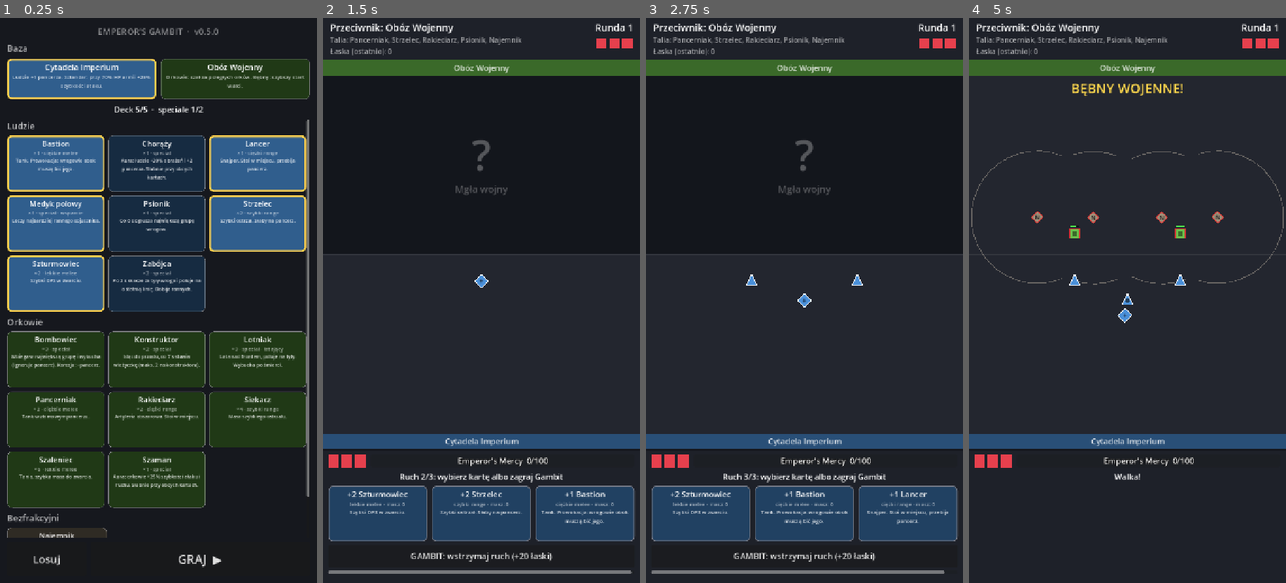
Above: before the commit, frames 1-4 (left to right).
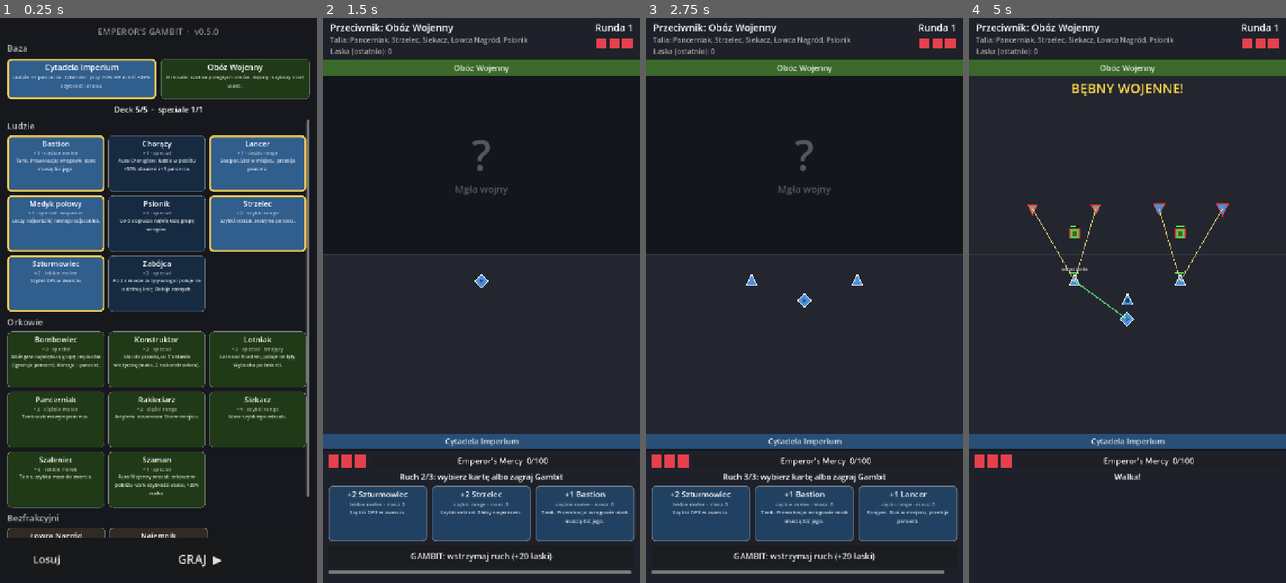
Above: after the commit, the same moments.

Repository: Maassiww/emperors-gambit-v0.6
Game: Godot game, scene res://scenes/main.tscn
Two runs of this game, one before a commit and one after it. Both use one fixed random seed, a clock stepped at 60 frames per second and the inputs below.
Inputs (mouse positions are in pixels of both pictures, inside the frame that each line leads up to):
- Up to frame 1 (0.25 s): no input
- Up to frame 2 (1.5 s): click "GRAJ ▶" at 0.5 s; click (376, 515) at 1.27 s
- Up to frame 3 (2.75 s): click (804, 515) at 2.02 s
- Up to frame 4 (5 s): click (1232, 515) at 2.77 s; tap Enter at 4.25 s

The runs differ from the first frame. In frame 1, 1.2% of the frame differs, in the area x 9-66%, y 15-92%; in frame 2, 0.2%; in frame 3, 0.2%; in frame 4, 1.2%, in the area x 0-100%, y 3-55%.

Commit message:
v0.6 etap 1: obrys aur bez przerw, limit 1 speciala, aury bez czystości, Najemnik i Łowca Nagród
Co-Authored-By: Claude Opus 5.5 <noreply@anthropic.com>

Diff:
--- a/game/ai/bot.gd
+++ b/game/ai/bot.gd
@@ -4,18 +4,18 @@
 
 ## Ready-made loadouts: the bot's decks in the prototype and archetypes for balance runs.
 const PRESETS := [
-	{"name": "Ludzie: mur", "base": &"citadel",
-		"deck": [&"bastion", &"strzelec", &"lancer", &"medyk", &"chorazy"]},
+	{"name": "Ludzie: chorągiew", "base": &"citadel",
+		"deck": [&"bastion", &"szturmowiec", &"strzelec", &"lancer", &"chorazy"]},
 	{"name": "Ludzie: łowcy", "base": &"citadel",
-		"deck": [&"szturmowiec", &"strzelec", &"lancer", &"zabojca", &"psionik"]},
+		"deck": [&"bastion", &"szturmowiec", &"strzelec", &"lancer", &"zabojca"]},
 	{"name": "Orkowie: horda", "base": &"war_camp",
-		"deck": [&"pancerniak", &"szaleniec", &"siekacz", &"szaman", &"bombowiec"]},
+		"deck": [&"pancerniak", &"szaleniec", &"siekacz", &"rakieciarz", &"szaman"]},
 	{"name": "Orkowie: złom", "base": &"war_camp",
-		"deck": [&"pancerniak", &"siekacz", &"rakieciarz", &"konstruktor", &"lotniak"]},
+		"deck": [&"pancerniak", &"szaleniec", &"siekacz", &"rakieciarz", &"konstruktor"]},
 	{"name": "Mix: najemnicy", "base": &"citadel",
-		"deck": [&"bastion", &"szaleniec", &"siekacz", &"lancer", &"najemnik"]},
-	{"name": "Mix: kontrola", "base": &"war_camp",
-		"deck": [&"pancerniak", &"strzelec", &"rakieciarz", &"psionik", &"najemnik"]},
+		"deck": [&"bastion", &"szaleniec", &"najemnik", &"lancer", &"bombowiec"]},
+	{"name": "Mix: łowcy nagród", "base": &"war_camp",
+		"deck": [&"pancerniak", &"strzelec", &"siekacz", &"lowca", &"psionik"]},
 ]
 
 ## 0 = always the best-scored option, higher = more random.
@@ -73,7 +73,9 @@
 		var f: StringName = factions[rng.randi_range(0, 1)]
 		pool.assign(all.filter(func(id: StringName) -> bool: return GameDB.unit(id).faction == f))
 		if mode == 1:
-			deck.append(&"najemnik")
+			var neutrals := all.filter(func(id: StringName) -> bool:
+				return GameDB.unit(id).faction == UnitData.NEUTRAL)
+			deck.append(neutrals[rng.randi_range(0, neutrals.size() - 1)])
 	while deck.size() < cfg.deck_size and not pool.is_empty():
 		var id: StringName = pool.pop_at(rng.randi_range(0, pool.size() - 1))
 		var specials := deck.filter(func(d: StringName) -> bool: return GameDB.unit(d).is_special()).size()
@@ -93,34 +95,20 @@
 	return value * _counter_factor(data, opp_army) * _composition_factor(data, offer, army)
 
 
-## Purity auras want no foreign card types; neutral contracts want more factions.
+## Neutral contracts want more factions on the board.
 func _composition_factor(data: UnitData, offer: DraftOffer, army: Army) -> float:
-	var types := {}
+	var has_neutral := false
 	var factions := {}
 	for id in army.counts:
-		var f := GameDB.unit(id).faction
-		types[f] = types.get(f, 0) + 1
-		if f != UnitData.NEUTRAL:
-			factions[f] = true
+		var faction := GameDB.unit(id).faction
+		if faction == UnitData.NEUTRAL:
+			has_neutral = true
+		else:
+			factions[faction] = true
 	var f := 1.0
 	var new_type := offer.kind == DraftOffer.Kind.ADD and army.count(offer.unit_id) == 0
-	var aura := data.get_trait(TraitData.Kind.AURA)
-	if aura != null and aura.scales_with_purity:
-		var foreign := 0
-		for faction in types:
-			if faction != data.faction:
-				foreign += types[faction]
-		f *= [1.0, 0.6, 0.3][mini(foreign, 2)]
-	if new_type:
-		# Adding a foreign type weakens our purity auras.
-		for id in army.counts:
-			var u := GameDB.unit(id)
-			var a := u.get_trait(TraitData.Kind.AURA)
-			if a != null and a.scales_with_purity and u.faction != data.faction:
-				f *= 0.7
-				break
-		if data.faction != UnitData.NEUTRAL and not factions.has(data.faction) and types.has(UnitData.NEUTRAL):
-			f *= 1.25
+	if new_type and has_neutral and data.faction != UnitData.NEUTRAL and not factions.has(data.faction):
+		f *= 1.25
 	if data.faction == UnitData.NEUTRAL:
 		f *= [0.6, 1.0, 1.3][mini(factions.size(), 2)]
 	return f
--- a/game/core/battle_sim.gd
+++ b/game/core/battle_sim.gd
@@ -44,8 +44,6 @@
 	var traits: Array[TraitData] = []
 	var timers: Array[int] = []
 	var statuses: Dictionary = {}
-	## Strength (%) of this unit's purity-scaled auras.
-	var aura_pct := 100
 	## Recomputed every tick from allied auras.
 	var buff_damage := 0
 	var buff_attack_speed := 0
@@ -93,9 +91,8 @@
 var _overtime_tick: int
 var _ability_used: Array[bool] = [false, false]
 var _ability_until: Array[int] = [0, 0]
-## Distinct factions on each side (neutral excluded) and distinct card types per faction.
+## Distinct factions on each side (neutral excluded).
 var _factions: Array[int] = [0, 0]
-var _types: Array[Dictionary] = [{}, {}]
 var _taunters: Array[SimUnit] = []
 var _pending_status: Array[Array] = []
 var _pending_spawn: Array[Array] = []
@@ -192,19 +189,9 @@
 		if army.counts[id] <= 0:
 			continue
 		var f := GameDB.unit(id).faction
-		_types[owner][f] = _types[owner].get(f, 0) + 1
 		if f != UnitData.NEUTRAL:
 			factions[f] = true
 	_factions[owner] = factions.size()
-
-
-## Purity-scaled auras: full with no foreign card types on the board, half with one, none with more.
-func _purity_pct(owner: int, faction: StringName) -> int:
-	var foreign := 0
-	for f in _types[owner]:
-		if f != faction:
-			foreign += _types[owner][f]
-	return [100, 50][foreign] if foreign < 2 else 0
 
 
 func _spawn(owner: int, army: Army) -> void:
@@ -256,7 +243,6 @@
 		if t.active_for(_factions[owner]):
 			u.traits.append(t)
 			u.timers.append(_seconds_to_ticks(t.delay))
-	u.aura_pct = _purity_pct(owner, data.faction)
 	units.append(u)
 	return u
 
@@ -282,9 +268,6 @@
 
 
 func _apply_aura(s: SimUnit, t: TraitData) -> void:
-	var pct := s.aura_pct if t.scales_with_purity else 100
-	if pct <= 0:
-		return
 	var r := t.radius * SCALE
 	for a in units:
 		if not a.alive or a.owner != s.owner or _dist_sq(s, a) > r * r:
@@ -296,10 +279,10 @@
 			TraitData.Affects.MELEE:
 				if a.data.unit_class != UnitData.UnitClass.MELEE:
 					continue
-		a.buff_damage = maxi(a.buff_damage, t.buff_damage_pct * pct / 100)
-		a.buff_attack_speed = maxi(a.buff_attack_speed, t.buff_attack_speed_pct * pct / 100)
-		a.buff_move = maxi(a.buff_move, t.buff_move_pct * pct / 100)
-		a.buff_armor = maxi(a.buff_armor, t.buff_armor * pct / 100)
+		a.buff_damage = maxi(a.buff_damage, t.buff_damage_pct)
+		a.buff_attack_speed = maxi(a.buff_attack_speed, t.buff_attack_speed_pct)
+		a.buff_move = maxi(a.buff_move, t.buff_move_pct)
+		a.buff_armor = maxi(a.buff_armor, t.buff_armor)
 
 
 func _act(u: SimUnit, hits: Array[Array]) -> void:
--- a/game/core/game_config.gd
+++ b/game/core/game_config.gd
@@ -15,7 +15,7 @@
 ## Seconds per draft move before the first option is picked automatically.
 @export var move_time_seconds: float = 15.0
 ## Deck building: at most this many special cards in a deck.
-@export var max_specials_in_deck: int = 2
+@export var max_specials_in_deck: int = 1
 
 @export_group("Hand")
 ## Cards drawn from the deck for each move (all of them if the deck is smaller).
--- a/game/core/game_db.gd
+++ b/game/core/game_db.gd
@@ -69,7 +69,7 @@
 		if units[id].is_special():
 			specials += 1
 	if specials > config.max_specials_in_deck:
-		return "Maks. %d speciale w decku" % config.max_specials_in_deck
+		return "Za dużo speciali (maks. %d)" % config.max_specials_in_deck
 	return ""
 
 
--- a/game/core/trait_data.gd
+++ b/game/core/trait_data.gd
@@ -39,8 +39,6 @@
 @export var buff_attack_speed_pct: int = 0
 @export var buff_move_pct: int = 0
 @export var buff_armor: int = 0
-## Full strength with no foreign card types on the board, half with one, none with more.
-@export var scales_with_purity: bool = false
 
 @export_group("Contract")
 ## Active only when the owner's board has at least min_factions and fewer than max_factions
--- a/game/data/units/chorazy.tres
+++ b/game/data/units/chorazy.tres
@@ -5,12 +5,11 @@
 
 [sub_resource type="Resource" id="trait_0"]
 script = ExtResource("2")
-label = "Sztandar"
-radius = 160
+label = "Chorągiew"
+radius = 180
 affects = 1
-buff_damage_pct = 20
-buff_armor = 2
-scales_with_purity = true
+buff_damage_pct = 30
+buff_armor = 3
 kind = 4
 
 [resource]
@@ -29,7 +28,7 @@
 speed = 50
 size = 13
 traits = Array[ExtResource("2")]([SubResource("trait_0")])
-blurb = "Aura: ludzie +20% obrażeń i +2 pancerza. Słabnie przy obcych kartach."
+blurb = "Aura Chorągiew: ludzie w pobliżu +30% obrażeń i +3 pancerza."
 glyph = "C"
 power_bonus = 1.8
 evolves_to = &"chorazy_gwardii"
--- a/game/data/units/chorazy_gwardii.tres
+++ b/game/data/units/chorazy_gwardii.tres
@@ -5,12 +5,11 @@
 
 [sub_resource type="Resource" id="trait_0"]
 script = ExtResource("2")
-label = "Sztandar"
-radius = 200
+label = "Chorągiew"
+radius = 220
 affects = 1
-buff_damage_pct = 28
-buff_armor = 3
-scales_with_purity = true
+buff_damage_pct = 40
+buff_armor = 4
 kind = 4
 
 [resource]
@@ -29,7 +28,7 @@
 speed = 50
 size = 15
 traits = Array[ExtResource("2")]([SubResource("trait_0")])
-blurb = "Aura: ludzie +20% obrażeń i +2 pancerza. Słabnie przy obcych kartach."
+blurb = "Aura Chorągiew: ludzie w pobliżu +30% obrażeń i +3 pancerza."
 glyph = "C"
 power_bonus = 1.8
 is_evolution = true
--- a/game/data/units/kapitan_najemnikow.tres
+++ b/game/data/units/kapitan_najemnikow.tres
@@ -6,9 +6,9 @@
 [sub_resource type="Resource" id="trait_0"]
 script = ExtResource("2")
 label = "Kontrakt I"
-radius = 150
+radius = 180
 affects = 2
-buff_damage_pct = 30
+buff_damage_pct = 20
 min_factions = 1
 max_factions = 2
 kind = 4
@@ -16,37 +16,28 @@
 [sub_resource type="Resource" id="trait_1"]
 script = ExtResource("2")
 label = "Kontrakt II"
-radius = 150
-affects = 0
-buff_damage_pct = 18
+radius = 180
+affects = 2
+buff_damage_pct = 40
 min_factions = 2
 kind = 4
-
-[sub_resource type="Resource" id="trait_2"]
-script = ExtResource("2")
-label = "Oznaczenie"
-power = 30
-duration = 4.0
-min_factions = 2
-kind = 8
 
 [resource]
 script = ExtResource("1")
 id = &"kapitan_najemnikow"
 display_name = "Kapitan Najemników"
 faction = &"neutral"
-unit_class = 2
-role = 6
+unit_class = 0
+role = 1
 count_per_pick = 2
-hp = 270
-armor = 3
-damage = 24
-attack_interval = 0.6
-attack_range = 150
-speed = 60
+hp = 315
+armor = 4
+damage = 45
+attack_interval = 0.7
+attack_range = 28
+speed = 85
 size = 13
-traits = Array[ExtResource("2")]([SubResource("trait_0"), SubResource("trait_1"), SubResource("trait_2")])
-blurb = "Kontrakt: 1 frakcja na planszy: melee +20% obr. 2 frakcje: wszyscy +12% i Oznaczenie."
-glyph = "N"
-power_bonus = 1.3
+traits = Array[ExtResource("2")]([SubResource("trait_0"), SubResource("trait_1")])
+blurb = "Kontrakt: melee w pobliżu +15% obrażeń (1 frakcja na planszy), +30% (2 frakcje)."
+power_bonus = 1.2
 is_evolution = true
--- /dev/null
+++ b/game/data/units/lowca.tres
@@ -0,0 +1,41 @@
+[gd_resource type="Resource" script_class="UnitData" format=3]
+
+[ext_resource type="Script" path="res://core/unit_data.gd" id="1"]
+[ext_resource type="Script" path="res://core/trait_data.gd" id="2"]
+
+[sub_resource type="Resource" id="trait_0"]
+script = ExtResource("2")
+label = "Oznaczenie"
+power = 15
+duration = 3.0
+min_factions = 1
+max_factions = 2
+kind = 8
+
+[sub_resource type="Resource" id="trait_1"]
+script = ExtResource("2")
+label = "Oznaczenie"
+power = 30
+duration = 5.0
+min_factions = 2
+kind = 8
+
+[resource]
+script = ExtResource("1")
+id = &"lowca"
+display_name = "Łowca Nagród"
+faction = &"neutral"
+unit_class = 1
+role = 2
+count_per_pick = 2
+hp = 110
+armor = 1
+damage = 9
+attack_interval = 0.35
+attack_range = 210
+speed = 60
+size = 11
+traits = Array[ExtResource("2")]([SubResource("trait_0"), SubResource("trait_1")])
+blurb = "Kontrakt: trafiony cel dostaje +15% obrażeń przez 3 s (1 frakcja), +30% przez 5 s (2 frakcje)."
+power_bonus = 1.2
+evolves_to = &"mistrz_lowow"
--- /dev/null
+++ b/game/data/units/mistrz_lowow.tres
@@ -0,0 +1,41 @@
+[gd_resource type="Resource" script_class="UnitData" format=3]
+
+[ext_resource type="Script" path="res://core/unit_data.gd" id="1"]
+[ext_resource type="Script" path="res://core/trait_data.gd" id="2"]
+
+[sub_resource type="Resource" id="trait_0"]
+script = ExtResource("2")
+label = "Oznaczenie"
+power = 20
+duration = 3.0
+min_factions = 1
+max_factions = 2
+kind = 8
+
+[sub_resource type="Resource" id="trait_1"]
+script = ExtResource("2")
+label = "Oznaczenie"
+power = 40
+duration = 6.0
+min_factions = 2
+kind = 8
+
+[resource]
+script = ExtResource("1")
+id = &"mistrz_lowow"
+display_name = "Mistrz Łowów"
+faction = &"neutral"
+unit_class = 1
+role = 2
+count_per_pick = 2
+hp = 165
+armor = 2
+damage = 14
+attack_interval = 0.35
+attack_range = 210
+speed = 60
+size = 13
+traits = Array[ExtResource("2")]([SubResource("trait_0"), SubResource("trait_1")])
+blurb = "Kontrakt: trafiony cel dostaje +15% obrażeń przez 3 s (1 frakcja), +30% przez 5 s (2 frakcje)."
+power_bonus = 1.2
+is_evolution = true
--- a/game/data/units/najemnik.tres
+++ b/game/data/units/najemnik.tres
@@ -8,7 +8,7 @@
 label = "Kontrakt I"
 radius = 150
 affects = 2
-buff_damage_pct = 20
+buff_damage_pct = 15
 min_factions = 1
 max_factions = 2
 kind = 4
@@ -17,36 +17,27 @@
 script = ExtResource("2")
 label = "Kontrakt II"
 radius = 150
-affects = 0
-buff_damage_pct = 12
+affects = 2
+buff_damage_pct = 30
 min_factions = 2
 kind = 4
-
-[sub_resource type="Resource" id="trait_2"]
-script = ExtResource("2")
-label = "Oznaczenie"
-power = 20
-duration = 4.0
-min_factions = 2
-kind = 8
 
 [resource]
 script = ExtResource("1")
 id = &"najemnik"
 display_name = "Najemnik"
 faction = &"neutral"
-unit_class = 2
-role = 6
+unit_class = 0
+role = 1
 count_per_pick = 2
-hp = 180
-armor = 2
-damage = 16
-attack_interval = 0.6
-attack_range = 150
-speed = 60
+hp = 210
+armor = 3
+damage = 30
+attack_interval = 0.7
+attack_range = 28
+speed = 85
 size = 11
-traits = Array[ExtResource("2")]([SubResource("trait_0"), SubResource("trait_1"), SubResource("trait_2")])
-blurb = "Kontrakt: 1 frakcja na planszy: melee +20% obr. 2 frakcje: wszyscy +12% i Oznaczenie."
-glyph = "N"
-power_bonus = 1.3
+traits = Array[ExtResource("2")]([SubResource("trait_0"), SubResource("trait_1")])
+blurb = "Kontrakt: melee w pobliżu +15% obrażeń (1 frakcja na planszy), +30% (2 frakcje)."
+power_bonus = 1.2
 evolves_to = &"kapitan_najemnikow"
--- a/game/data/units/szaman.tres
+++ b/game/data/units/szaman.tres
@@ -10,7 +10,6 @@
 affects = 1
 buff_attack_speed_pct = 25
 buff_move_pct = 20
-scales_with_purity = true
 kind = 4
 
 [resource]
@@ -29,7 +28,7 @@
 speed = 55
 size = 11
 traits = Array[ExtResource("2")]([SubResource("trait_0")])
-blurb = "Aura: orkowie +25% szybkości ataku i ruchu. Słabnie przy obcych kartach."
+blurb = "Aura Wojenny wrzask: orkowie w pobliżu +25% szybkości ataku, +20% ruchu."
 glyph = "S"
 power_bonus = 1.8
 evolves_to = &"wielki_szaman"
--- a/game/data/units/wielki_szaman.tres
+++ b/game/data/units/wielki_szaman.tres
@@ -10,7 +10,6 @@
 affects = 1
 buff_attack_speed_pct = 35
 buff_move_pct = 25
-scales_with_purity = true
 kind = 4
 
 [resource]
@@ -29,7 +28,7 @@
 speed = 55
 size = 13
 traits = Array[ExtResource("2")]([SubResource("trait_0")])
-blurb = "Aura: orkowie +25% szybkości ataku i ruchu. Słabnie przy obcych kartach."
+blurb = "Aura Wojenny wrzask: orkowie w pobliżu +25% szybkości ataku, +20% ruchu."
 glyph = "S"
 power_bonus = 1.8
 is_evolution = true
--- a/game/tests/shot_match.gd
+++ b/game/tests/shot_match.gd
@@ -15,8 +15,8 @@
 	var m := MatchScreen.new()
 	var bases: Array[StringName] = [&"citadel", &"war_camp"]
 	m.setup([
-		[&"bastion", &"zabojca", &"najemnik", &"siekacz", &"lancer"],
-		[&"pancerniak", &"szaleniec", &"konstruktor", &"szaman", &"bombowiec"],
+		[&"bastion", &"chorazy", &"najemnik", &"siekacz", &"lancer"],
+		[&"pancerniak", &"szaleniec", &"lowca", &"szaman", &"siekacz"],
 	], bases, 3)
 	holder.add_child(m)
 	# Round 1 straight to round 2 draft, so both sides have units on screen.
--- a/game/tests/unit/test_traits.gd
+++ b/game/tests/unit/test_traits.gd
@@ -60,8 +60,8 @@
 
 
 func test_deck_rules() -> void:
-	assert_eq(GameDB.deck_error([&"bastion", &"strzelec", &"medyk", &"zabojca", &"lancer"]), "")
-	assert_true(GameDB.deck_error([&"medyk", &"zabojca", &"psionik", &"bastion", &"lancer"]) != "", "3 specials")
+	assert_eq(GameDB.deck_error([&"bastion", &"strzelec", &"medyk", &"najemnik", &"lancer"]), "")
+	assert_true(GameDB.deck_error([&"bastion", &"strzelec", &"medyk", &"zabojca", &"lancer"]) != "", "2 specials")
 	assert_true(GameDB.deck_error([&"bastion", &"bastion", &"medyk", &"zabojca", &"lancer"]) != "", "duplicate")
 	assert_true(GameDB.deck_error([&"bastion", &"strzelec"]) != "", "too small")
 	assert_true(GameDB.deck_error([&"bastion", &"strzelec", &"medyk", &"zabojca", &"wiezyczka"]) != "", "summon")
@@ -249,19 +249,14 @@
 	assert_true(_first(sim, &"siekacz", 1).hp < hp_before, "blast did no damage")
 
 
-# --- auras and purity --------------------------------------------------------
-
-func test_banner_aura_scales_with_purity() -> void:
+# --- auras --------------------------------------------------------------------
+
+func test_banner_aura_ignores_foreign_cards() -> void:
 	var t := GameDB.unit(&"chorazy").get_trait(TraitData.Kind.AURA)
-	var pure := _sim({&"chorazy": 1, &"bastion": 1}, {})
-	pure._prepare_tick()
-	assert_eq(_first(pure, &"bastion").buff_damage, t.buff_damage_pct, "pure")
-	var one := _sim({&"chorazy": 1, &"bastion": 1, &"siekacz": 1}, {})
-	one._prepare_tick()
-	assert_eq(_first(one, &"bastion").buff_damage, t.buff_damage_pct / 2, "one foreign type")
-	var two := _sim({&"chorazy": 1, &"bastion": 1, &"siekacz": 1, &"szaleniec": 1}, {})
-	two._prepare_tick()
-	assert_eq(_first(two, &"bastion").buff_damage, 0, "two foreign types")
+	assert_eq(t.label, "Chorągiew")
+	var mixed := _sim({&"chorazy": 1, &"bastion": 1, &"siekacz": 1, &"szaleniec": 1}, {})
+	mixed._prepare_tick()
+	assert_eq(_first(mixed, &"bastion").buff_damage, t.buff_damage_pct, "aura weakened by foreign cards")
 
 
 func test_aura_only_for_own_faction() -> void:
@@ -274,20 +269,46 @@
 
 
 func test_mercenary_contract_levels() -> void:
+	var t1 := GameDB.unit(&"najemnik").traits[0]
+	var t2 := GameDB.unit(&"najemnik").traits[1]
 	var lone := _sim({&"najemnik": 1}, {})
 	assert_eq(_first(lone, &"najemnik").traits.size(), 0, "level 0 should have no contract")
 	var one := _sim({&"najemnik": 1, &"szaleniec": 1, &"siekacz": 1}, {})
-	var n1 := _first(one, &"najemnik")
+	for u in one.units:
+		_place(u, 360, 600)
 	assert_eq(one.factions_on_board(0), 1)
-	assert_eq(n1.traits.size(), 1, "level 1")
+	assert_eq(_first(one, &"najemnik").traits.size(), 1, "level 1")
 	one._prepare_tick()
-	assert_true(_first(one, &"szaleniec").buff_damage > 0, "melee not buffed at level 1")
-	assert_eq(_first(one, &"siekacz").buff_damage, 0, "ranged buffed at level 1")
+	assert_eq(_first(one, &"szaleniec").buff_damage, t1.buff_damage_pct, "melee at level 1")
+	assert_eq(_first(one, &"siekacz").buff_damage, 0, "ranged buffed by a melee contract")
 	var two := _sim({&"najemnik": 1, &"szaleniec": 1, &"siekacz": 1, &"lancer": 1}, {})
+	for u in two.units:
+		_place(u, 360, 600)
 	assert_eq(two.factions_on_board(0), 2)
-	assert_true(_first(two, &"najemnik").get_trait(TraitData.Kind.MARK_ON_HIT) != null, "level 2 mark")
 	two._prepare_tick()
-	assert_true(_first(two, &"siekacz").buff_damage > 0, "ranged not buffed at level 2")
+	assert_eq(_first(two, &"szaleniec").buff_damage, t2.buff_damage_pct, "melee at level 2")
+	assert_eq(_first(two, &"siekacz").buff_damage, 0, "ranged buffed at level 2")
+	assert_true(t2.buff_damage_pct > t1.buff_damage_pct, "level 2 should be stronger")
+
+
+func test_bounty_hunter_mark_grows_with_contract() -> void:
+	var one := _sim({&"lowca": 1, &"szaleniec": 1}, {})
+	var two := _sim({&"lowca": 1, &"szaleniec": 1, &"lancer": 1}, {})
+	var m1 := _first(one, &"lowca").get_trait(TraitData.Kind.MARK_ON_HIT)
+	var m2 := _first(two, &"lowca").get_trait(TraitData.Kind.MARK_ON_HIT)
+	assert_true(m1 != null and m2 != null, "mark missing")
+	assert_true(m2.power > m1.power and m2.duration > m1.duration, "level 2 should mark harder and longer")
+	assert_eq(_first(_sim({&"lowca": 1}, {}), &"lowca").traits.size(), 0, "level 0 should have no contract")
+
+
+func test_presets_and_random_decks_are_legal() -> void:
+	for p in Bot.PRESETS:
+		assert_eq(GameDB.deck_error(p.deck), "", p.name)
+	var rng := RandomNumberGenerator.new()
+	rng.seed = 7
+	for i in 200:
+		var deck := Bot.random_deck(rng)
+		assert_eq(GameDB.deck_error(deck), "", str(deck))
 
 
 func test_mark_raises_damage_taken() -> void:
--- a/game/ui/arena_view.gd
+++ b/game/ui/arena_view.gd
@@ -180,7 +180,7 @@
 
 
 ## Above the unit: timed effects (name + white bar of the time left).
-## Below: standing state worth knowing (contract level, weakened aura).
+## Below: standing state worth knowing (contract level of neutral units).
 func _draw_unit_labels(u: BattleSim.SimUnit) -> void:
 	var p := _pos(u)
 	var s := float(u.data.size)
@@ -202,10 +202,6 @@
 	var note := ""
 	if u.data.faction == UnitData.NEUTRAL and not u.data.is_summon:
 		note = CONTRACT_LEVELS[mini(sim.factions_on_board(u.owner), 2)]
-	else:
-		for t in u.data.traits:
-			if t.kind == TraitData.Kind.AURA and t.scales_with_purity and u.aura_pct < 100:
-				note = "%s %d%%" % [t.label, u.aura_pct]
 	if note != "":
 		draw_string(_font, Vector2(p.x - 60, p.y + s + 13), note, HORIZONTAL_ALIGNMENT_CENTER, 120, 11, Color(1, 0.9, 0.6, 0.85))
 
@@ -223,7 +219,7 @@
 			if t.kind == TraitData.Kind.TAUNT:
 				key = "taunt%d" % u.owner
 				color = TAUNT_RING
-			elif t.kind == TraitData.Kind.AURA and (not t.scales_with_purity or u.aura_pct > 0):
+			elif t.kind == TraitData.Kind.AURA:
 				key = "aura%d%s" % [u.owner, u.data.faction]
 				color = GameDB.faction(u.data.faction).color.lightened(0.3)
 				color.a = 0.45
@@ -241,20 +237,39 @@
 		var c: Vector3 = circles[i]
 		var center := Vector2(c.x, c.y)
 		var n := maxi(24, int(c.z / 4.0))
-		var prev_ok := false
-		var prev := Vector2.ZERO
-		for k in n + 1:
-			var pt := center + Vector2.from_angle(TAU * k / n) * c.z
-			var ok := true
-			for j in circles.size():
-				var o: Vector3 = circles[j]
-				if j != i and pt.distance_squared_to(Vector2(o.x, o.y)) < o.z * o.z - 1.0:
-					ok = false
-					break
-			if ok and prev_ok:
-				draw_line(prev, pt, color, 2.0)
+		var prev_a := 0.0
+		var prev_ok := _outside_others(center + Vector2.from_angle(0.0) * c.z, circles, i)
+		for k in range(1, n + 1):
+			var a := TAU * k / n
+			var ok := _outside_others(center + Vector2.from_angle(a) * c.z, circles, i)
+			var from_a := prev_a
+			var to_a := a
+			if ok != prev_ok:
+				# Bisect to the exact crossing so arcs of touching circles meet without a gap.
+				var lo := prev_a
+				var hi := a
+				for _step in 8:
+					var mid := (lo + hi) * 0.5
+					if _outside_others(center + Vector2.from_angle(mid) * c.z, circles, i) == prev_ok:
+						lo = mid
+					else:
+						hi = mid
+				if prev_ok:
+					to_a = lo
+				else:
+					from_a = hi
+			if ok or prev_ok:
+				draw_line(center + Vector2.from_angle(from_a) * c.z, center + Vector2.from_angle(to_a) * c.z, color, 2.0)
 			prev_ok = ok
-			prev = pt
+			prev_a = a
+
+
+func _outside_others(pt: Vector2, circles: Array, skip: int) -> bool:
+	for j in circles.size():
+		var o: Vector3 = circles[j]
+		if j != skip and pt.distance_squared_to(Vector2(o.x, o.y)) < o.z * o.z:
+			return false
+	return true
 
 
 func _draw_effects() -> void:
Not shown, changed: docs/plan-v0.6.md
